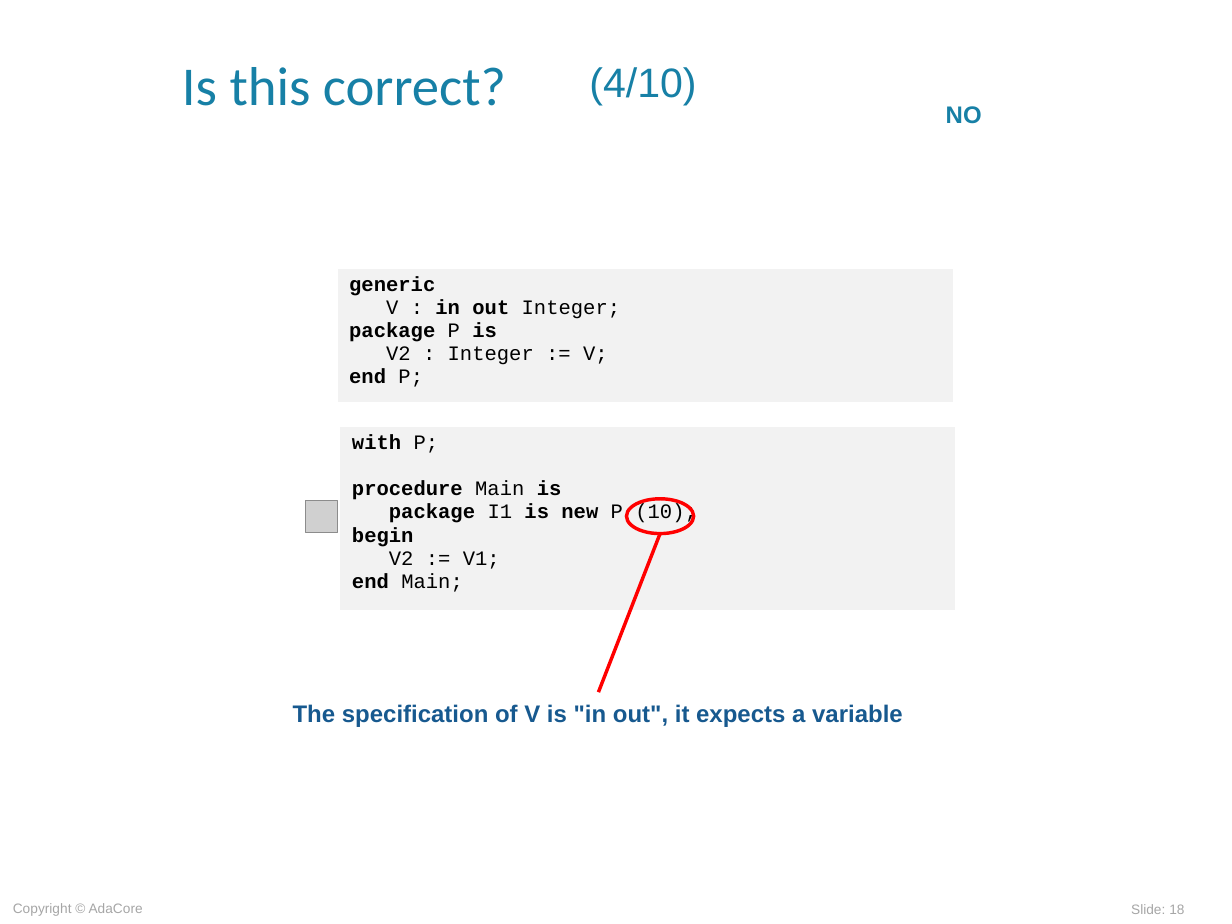
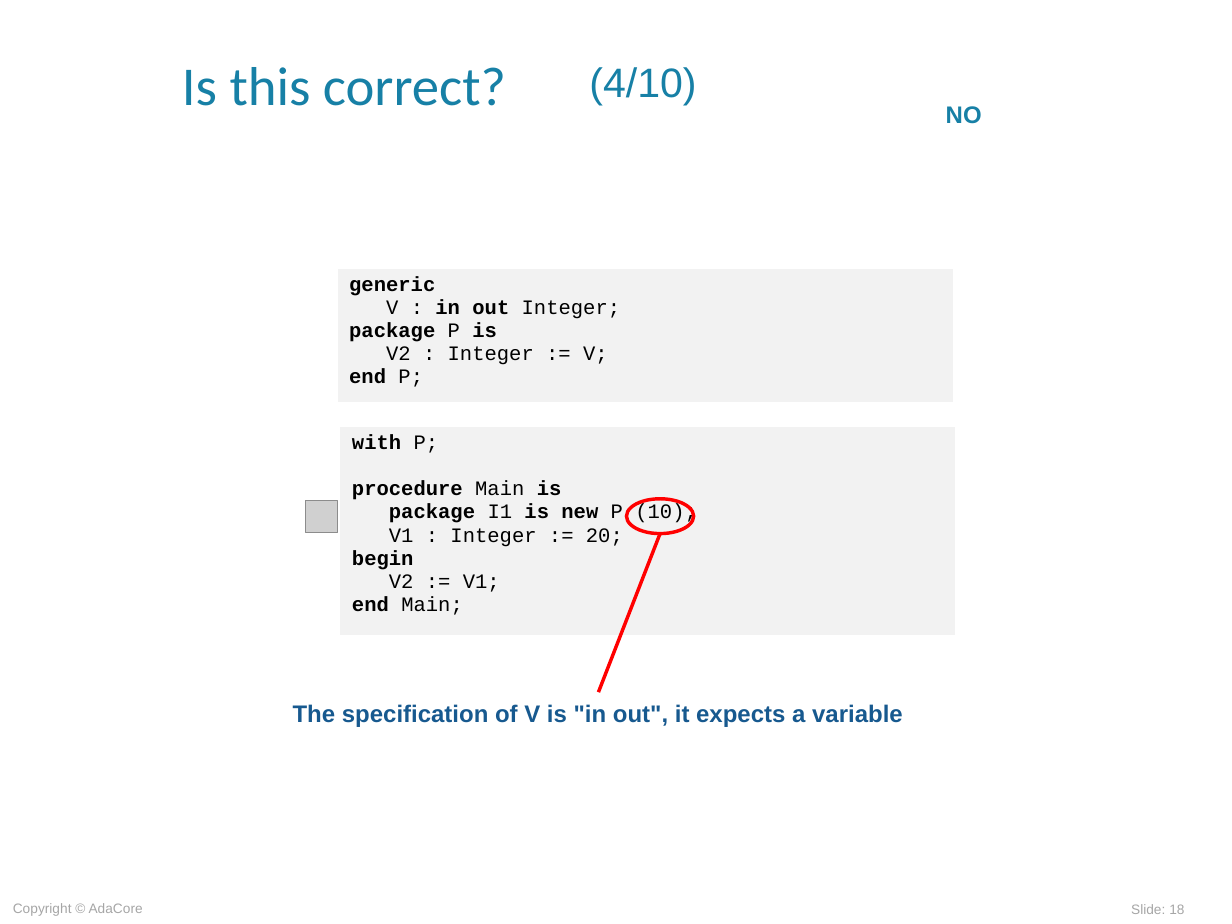
Before and after one commit to AdaCoreU/Courses, a slide deck: slide 18 of lectures/03_Programming_in_the_Large/05_Genericity/slides/Genericity.ppt. Drawn at 1232x924 pixels with LibreOffice and Linux fonts; fonts in the diff are those of the drawing; grey boxes stand for pictures; background and template pictures are left out. Boxes give left, top, right and bottom in pixels: in the first picture for what was removed or moved away, otherwise in the second. Text is boxed around its words. In the diff, an @@ line names an element or a change of style, - is before the commit and + after.

```diff
--- a/lectures/03_Programming_in_the_Large/05_Genericity/slides/Genericity.ppt
+++ b/lectures/03_Programming_in_the_Large/05_Genericity/slides/Genericity.ppt
@@ table at [340,426,956,636] @@
-row 1, column 1: with P; / procedure Main is / package I1 is new P (10); / begin / V2 := V1; / end Main;
+row 1, column 1: with P; / procedure Main is / package I1 is new P (10); / V1 : Integer := 20; / begin / V2 := V1; / end Main;
```
Also in this commit, not shown: 1 other slide changed, 5 other files.
